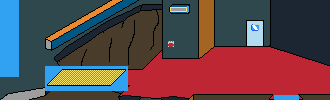
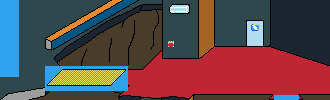
Layered file, before and after one edit (330px x 100px). Changes by layer:
moved "siglight0" above "siglight1" over (170, 5, 189, 13)
moved "siglight1" above "siglight2" over (170, 5, 189, 13)
